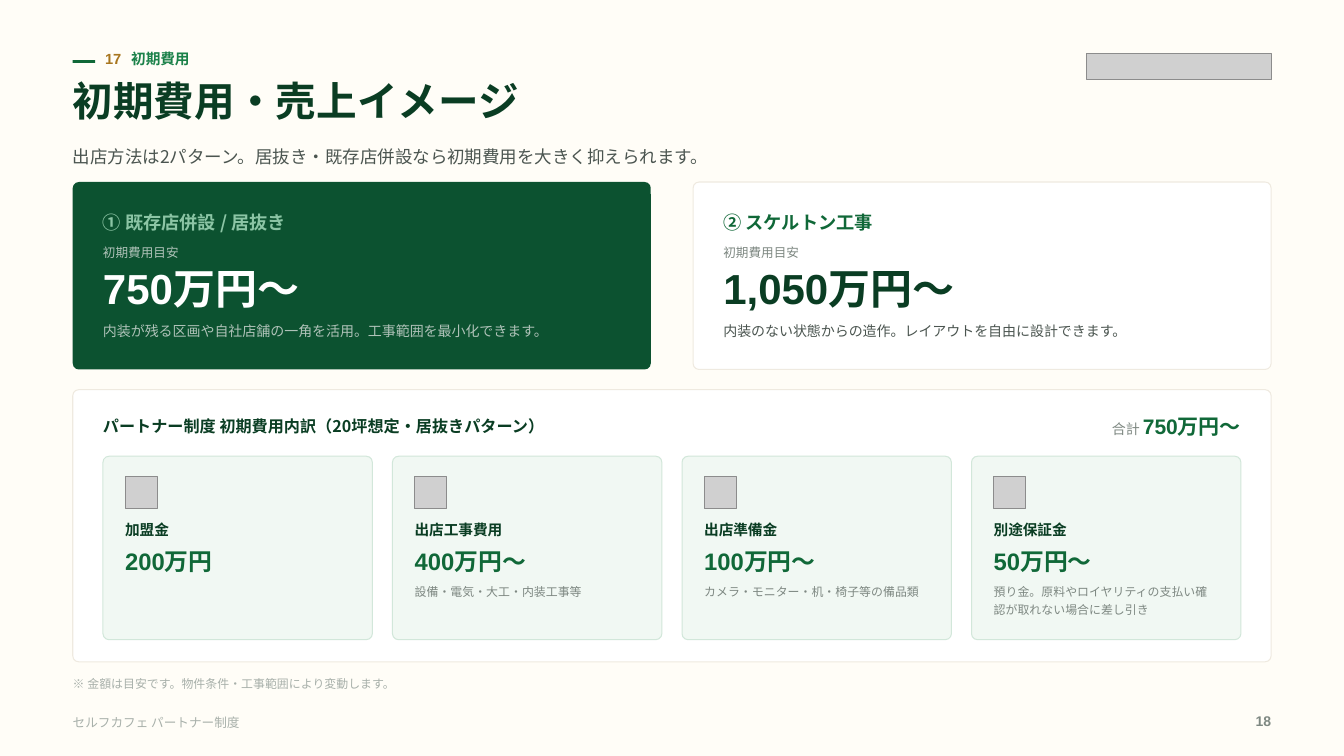
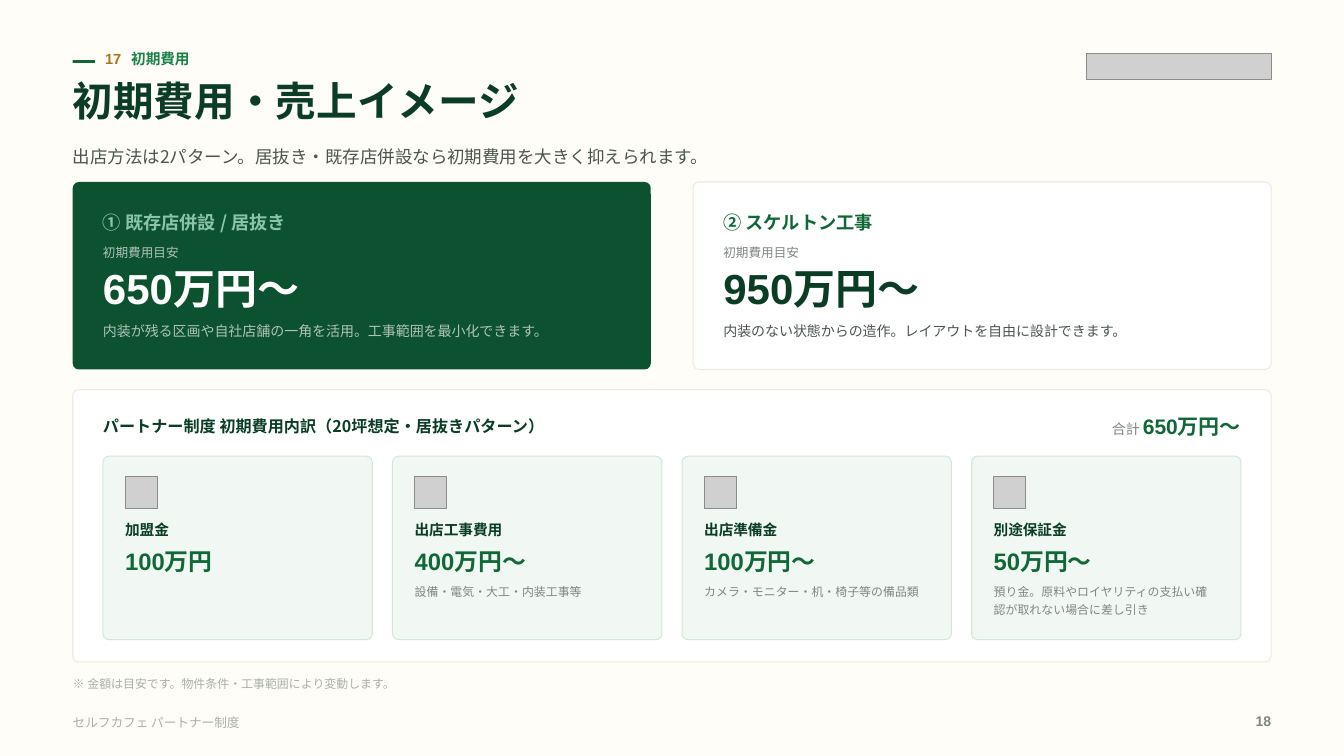
Before and after one commit to a5408071-cmd/suzuki-ceo, a slide deck: slide 18 of selfcafe-partner-deck/selfcafe-partner-deck.pptx. Drawn at 1344x756 pixels with LibreOffice and Linux fonts; fonts in the diff are those of the drawing; grey boxes stand for pictures. Boxes give left, top, right and bottom in pixels: in the first picture for what was removed or moved away, otherwise in the second. Text is boxed around its words. In the diff, an @@ line names an element or a change of style, - is before the commit and + after.

```diff
--- a/selfcafe-partner-deck/selfcafe-partner-deck.pptx
+++ b/selfcafe-partner-deck/selfcafe-partner-deck.pptx
@@ text at (x1=103, y1=271, x2=299, y2=308): text changed @@
-750万円〜
+650万円〜
@@ text at (x1=723, y1=271, x2=919, y2=308): text changed @@
-1,050万円〜
+950万円〜
@@ text at (x1=1112, y1=417, x2=1241, y2=436): text changed @@
-合計 750万円〜
+合計 650万円〜
@@ text at (x1=125, y1=551, x2=212, y2=572): text changed @@
-200万円
+100万円
```
Also in this commit, not shown: 4 other slides changed, 4 other files.
